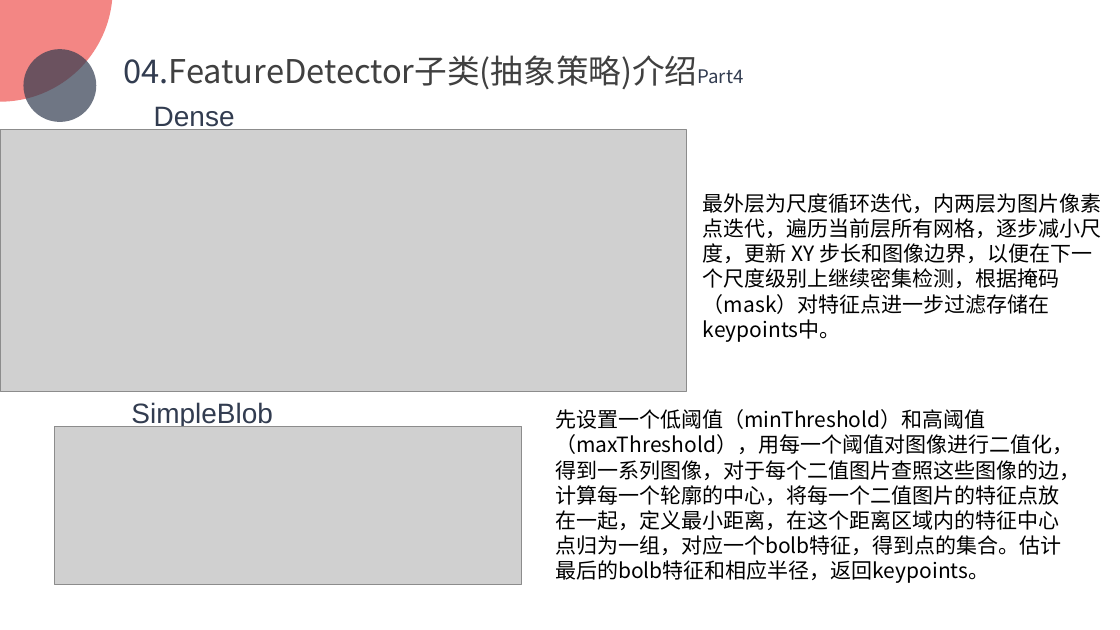
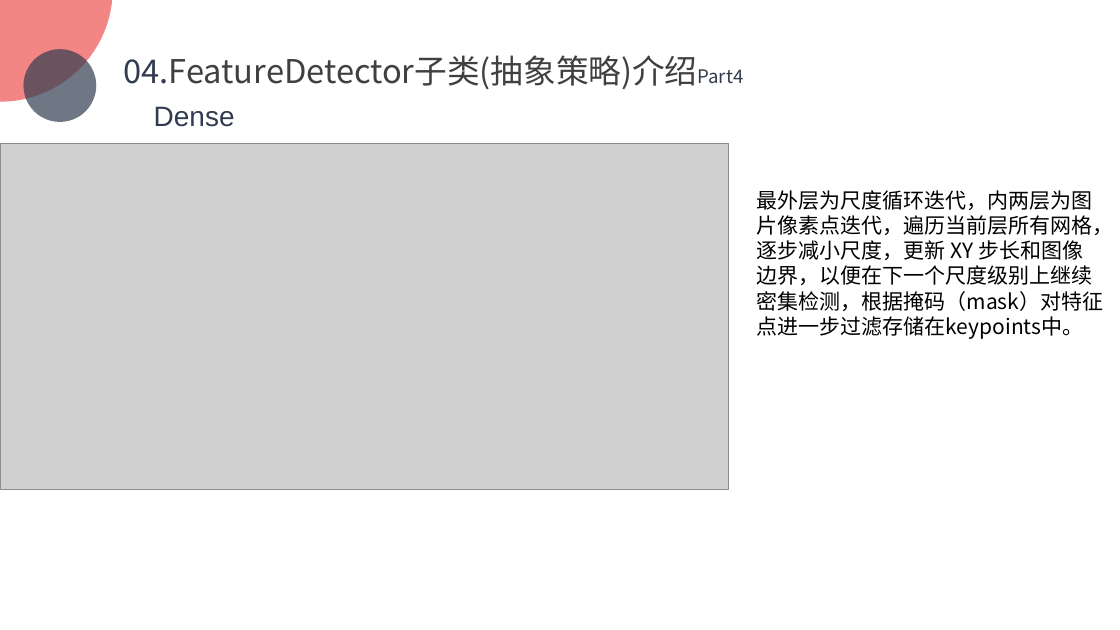
Before and after one commit to TJDPGr9/OpencvFeatureDetectorResearch, a slide deck: slide 14 of OpencvFInal/Opencv.pptx (slide 13 before the commit). Drawn at 1120x630 pixels with LibreOffice and Linux fonts; fonts in the diff are those of the drawing; grey boxes stand for pictures; background and template pictures are left out. Boxes give left, top, right and bottom in pixels: in the first picture for what was removed or moved away, otherwise in the second. Text is boxed around its words. In the diff, an @@ line names an element or a change of style, - is before the commit and + after.

```diff
--- a/OpencvFInal/Opencv.pptx
+++ b/OpencvFInal/Opencv.pptx
@@ picture: place and size @@
-picture at (0,129,686,392)
+picture at (0,144,728,489)
@@ text "最外层为尺度循环迭代，内两层为图片像素点迭代，遍历当前层所有网格，逐步减小尺度，更新 XY 步长和图像边界，以便在下一个 ..." rewrapped from (703,193,1102,342) to (757,190,1114,339) @@
@@ text removed at (131,402,273,429) @@
-SimpleBlob
@@ text removed at (555,409,1080,583) @@
-先设置一个低阈值（minThreshold）和高阈值（maxThreshold），用每一个阈值对图像进行二值化，得到一系列图像，对于每个二值图片查照这些图像的边，计算每一个轮廓的中心，将每一个二值图片的特征点放在一起，定义最小距离，在这个距离区域内的特征中心点归为一组，对应一个bolb特征，得到点的集合。估计最后的bolb特征和相应半径，返回keypoints。
@@ picture removed at (55,426,522,585) @@
```
Also in this commit, not shown: 2 other slides changed, 1 slide added.
